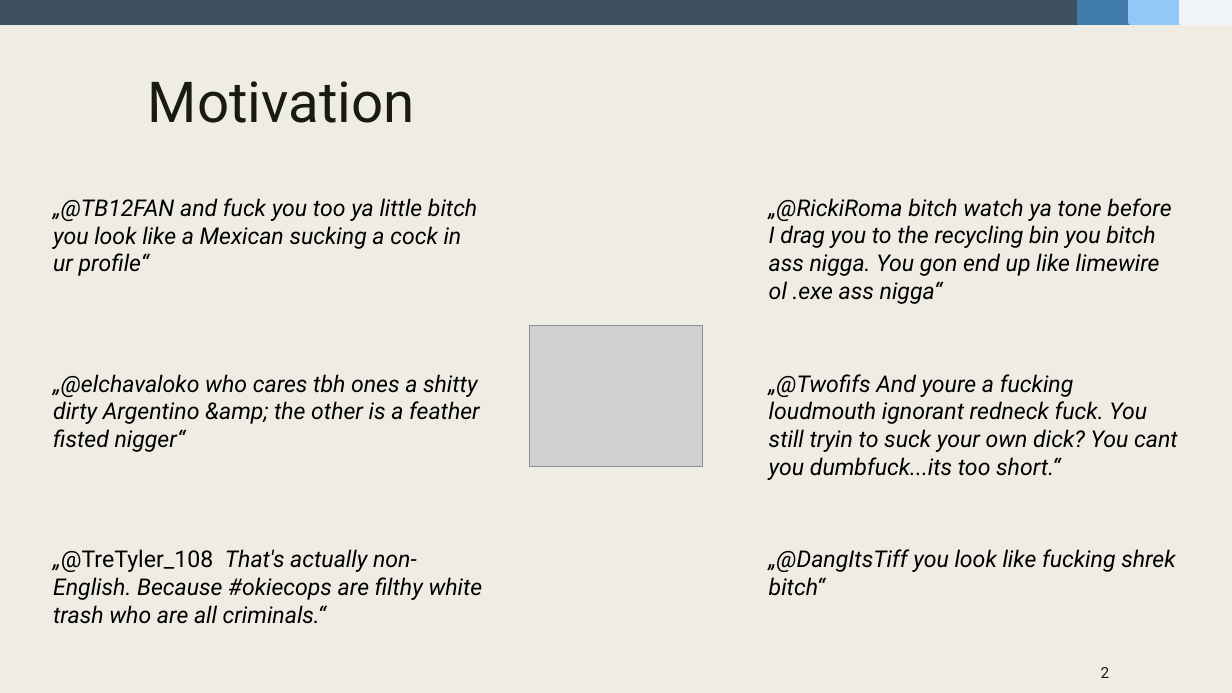
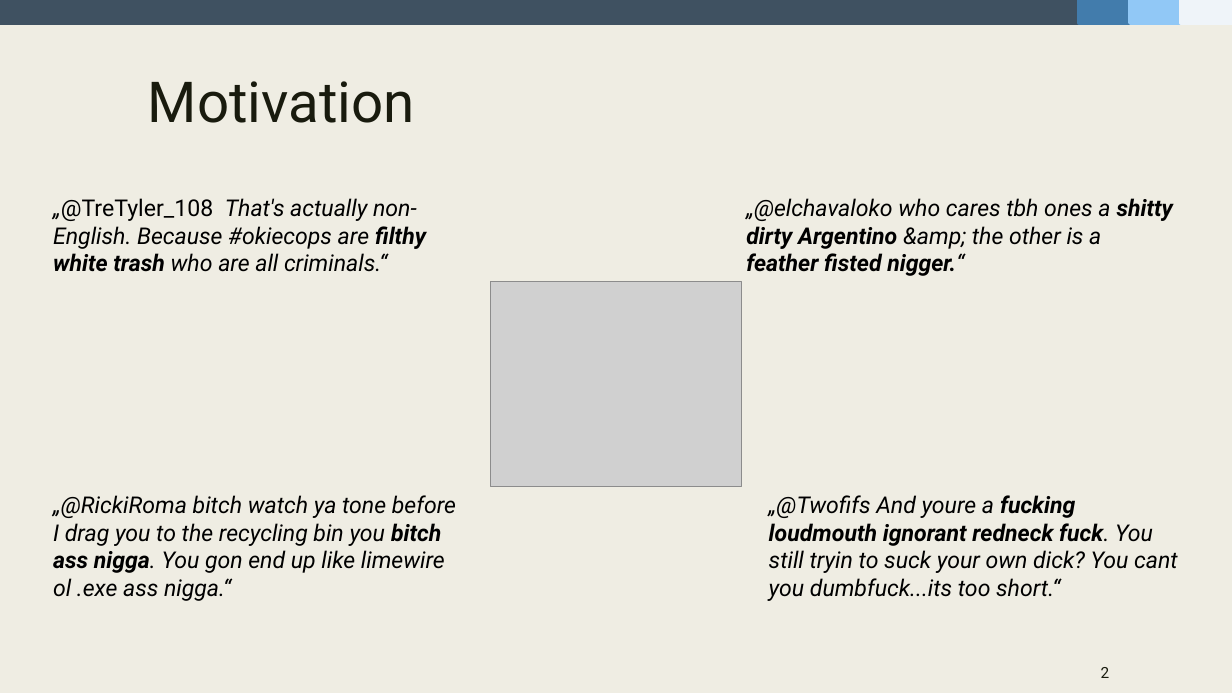
Before and after one commit to fidsusj/HateSpeechDetection, a slide deck: slide 2 of docs/presentation/presentation-slides.pptx. Drawn at 1232x693 pixels with LibreOffice and Linux fonts; fonts in the diff are those of the drawing; grey boxes stand for pictures. Boxes give left, top, right and bottom in pixels: in the first picture for what was removed or moved away, otherwise in the second. Text is boxed around its words. In the diff, an @@ line names an element or a change of style, - is before the commit and + after.

```diff
--- a/docs/presentation/presentation-slides.pptx
+++ b/docs/presentation/presentation-slides.pptx
@@ text "„@TreTyler_108 That's actually non-English. Because ...": place and size @@
-text "„@TreTyler_108 That's actually non-English. Because ..." at (53,549,483,624)
+text "„@TreTyler_108 That's actually non-English. Because ..." at (53,198,426,272)
@@ text "„@TreTyler_108 That's actually non-English. Because ..." at (53,198,426,272): bold on in "filthy white trash" @@
@@ text removed at (53,198,477,276) @@
-„@TB12FAN and fuck you too ya little bitch you look like a Mexican sucking a cock in ur profile“
@@ text at (746,198,1173,276): text changed @@
-„@elchavaloko who cares tbh ones a shitty dirty Argentino &amp; the other is a feather fisted nigger“
+„@elchavaloko who cares tbh ones a shitty dirty Argentino &amp; the other is a feather fisted nigger.“
@@ picture: place and size @@
-picture at (530,325,703,467)
+picture at (490,282,742,487)
@@ text at (53,495,456,601): text changed @@
-„@RickiRoma bitch watch ya tone before I drag you to the recycling bin you bitch ass nigga. You gon end up like limewire ol .exe ass nigga“
+„@RickiRoma bitch watch ya tone before I drag you to the recycling bin you bitch ass nigga. You gon end up like limewire ol .exe ass nigga.“
@@ text "„@Twofifs And youre a fucking ...": place and size @@
-text "„@Twofifs And youre a fucking ..." at (769,374,1178,480)
+text "„@Twofifs And youre a fucking ..." at (769,495,1178,601)
@@ text "„@Twofifs And youre a fucking ..." at (769,495,1178,601): bold on in "fucking loudmouth ignorant redneck fuck." @@
@@ text removed at (769,549,1175,596) @@
-„@DangItsTiff you look like fucking shrek bitch“
```
Also in this commit, not shown: 4 other slides changed, 3 slides added, 3 slides removed, 3 other files.
